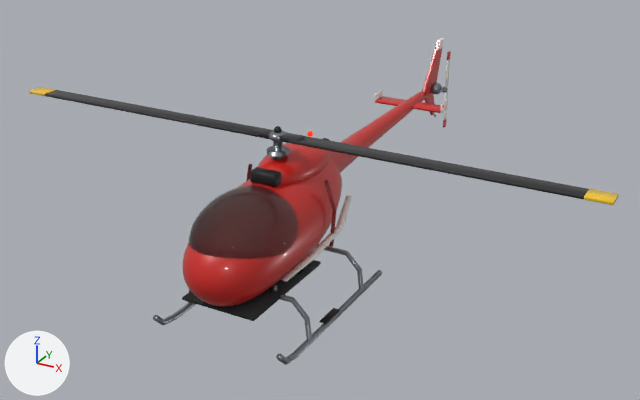
The Blender file models/helicopter.blend, before and after one commit.
One viewpoint serves both versions: a 50 mm lens placed at (6.41, -10.4, 7.01), pointed at (-0.29, 1.79, 0.92). The lights are fixed; the arrows at lower left show +X, +Y and +Z. The older version comes first.

Names of what the first picture shows: 'blades', 'blades.001', 'boom', 'cabin', 'canopy', 'fairing', 'floor', 'intake', 'skid1', 'stabilizer', 'stabilizer_end1', 'stripe1', 'tips', 'tips.001' and 15 more.
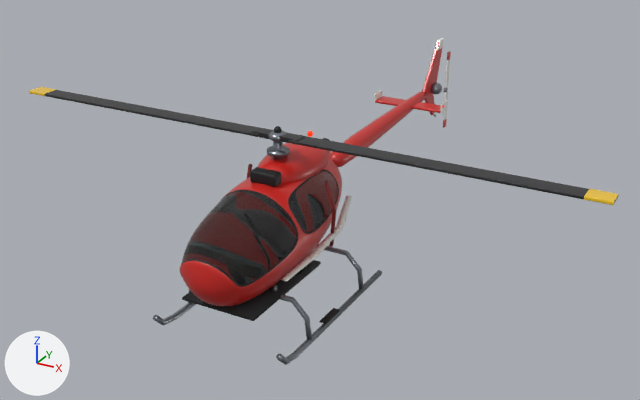
Boxes [x1, y1, x2, y2] around the edits, measured in the pictures (640 x 400 px; the box of a moved part takes in the faces that stretch with it):
'cabin', reshaped
    before: [183, 159, 342, 307]
    after: [180, 159, 342, 307]
'canopy', deleted
    before: [189, 185, 298, 259]
part 1 of me_cabin, reshaped
    before: [183, 167, 340, 290]
    after: [180, 166, 341, 290]
part 2 of me_boom, moved or reshaped (not visible before)
    after: [330, 152, 347, 167]

The edits, one by one:
me_cabin is used by ob_cabin; parent ob_body; location (0.0, 0.0, 0.0).
me_cabin had 84 vertices, 74 faces and spanned x -0.78..0.78, y -2.09..1.63, z 0.6..2.16.
me_cabin now has 180 vertices, 170 faces and spans x -0.78..0.78, y -2.09..1.63, z 0.6..2.16.
me_cabin part 1: 7 vertices removed from x -0.66..0.66, y -1.53..0.16, z 1.58..1.91; 103 vertices added at x -0.77..0.77, y -2.0..0.91, z 1.14..2.11.
me_cabin gains material mat_glass (pale blue #cce5eb).
me_cabin gains material mat_black (black #0f0f12).
me_boom has 30 vertices, 22 faces and spans x -0.22..0.22, y 1.39..5.95, z 1.45..1.94.
me_boom is used by ob_boom; parent ob_body; location (0.0, 0.0, 0.0).
Verts and faces of me_boom; kept vertices keep their numbers, new ones are numbered from 30.
Before the commit, vertices of me_boom: 0 (0.22, 1.4, 1.68), 1 (0.18, 1.41, 1.54), 2 (0.07, 1.41, 1.45), 3 (-0.07, 1.41, 1.45), 4 (-0.18, 1.41, 1.54).
Before the commit, vertices of me_boom: 5 (-0.22, 1.4, 1.68), 6 (-0.18, 1.39, 1.82), 7 (-0.07, 1.39, 1.91), 8 (0.07, 1.39, 1.91), 9 (0.18, 1.39, 1.82).
Part 2, on me_boom:
Faces deleted: (0, 1, 2, 3, 4, 5, 6, 7, 8, 9).
New faces: (0, 9, 8, 7, 6, 5, 4, 3, 2, 1).
Object 'canopy' (ob_canopy) is deleted.
Object 'intake' (ob_intake) gains a WEIGHTED_NORMAL modifier named 'face-weighted normals'.
Object 'stabilizer' (ob_stabilizer) gains a WEIGHTED_NORMAL modifier named 'face-weighted normals'.
Object 'stabilizer_end1' (ob_stabilizer_end1) gains a WEIGHTED_NORMAL modifier named 'face-weighted normals'.
Object 'blades' (ob_blades) gains a WEIGHTED_NORMAL modifier named 'face-weighted normals'.
Object 'tips' (ob_tips) gains a WEIGHTED_NORMAL modifier named 'face-weighted normals'.
Object 'blades.001' (ob_blades_001) gains a WEIGHTED_NORMAL modifier named 'face-weighted normals'.
Object 'tips.001' (ob_tips_001) gains a WEIGHTED_NORMAL modifier named 'face-weighted normals'.
